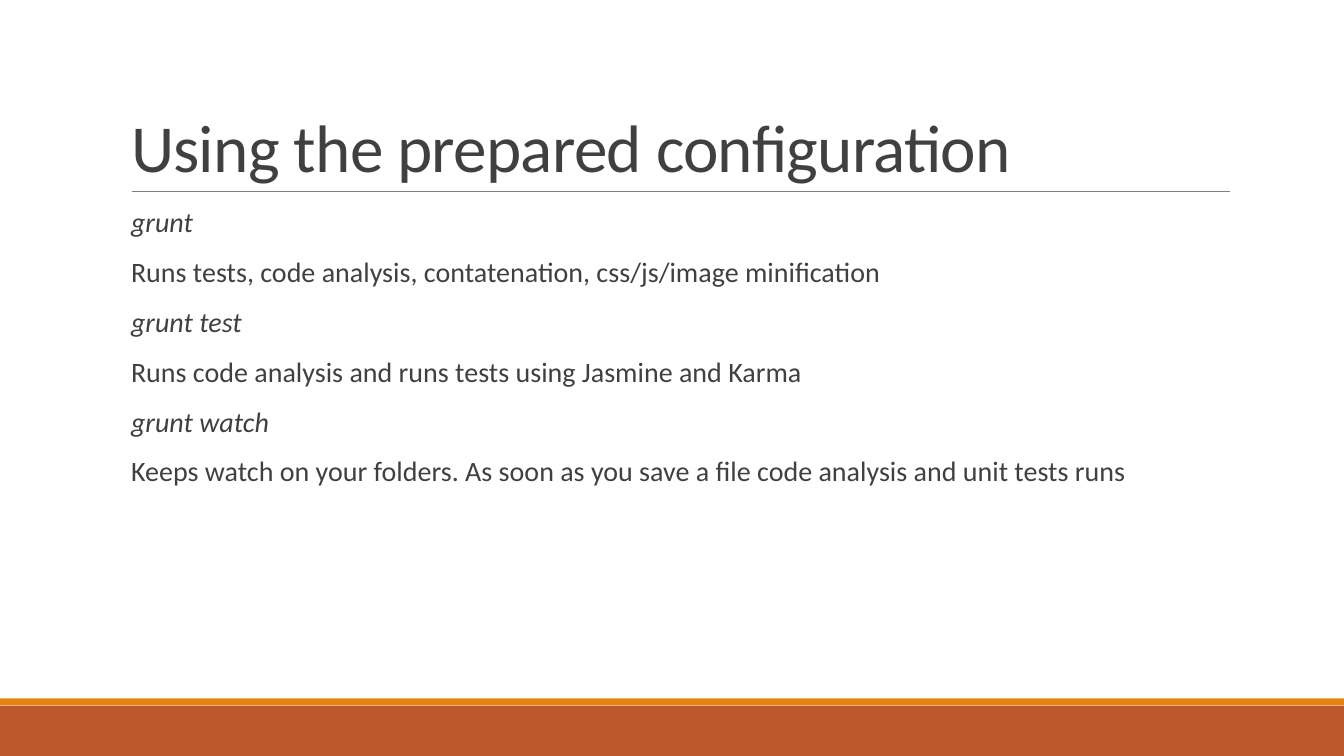
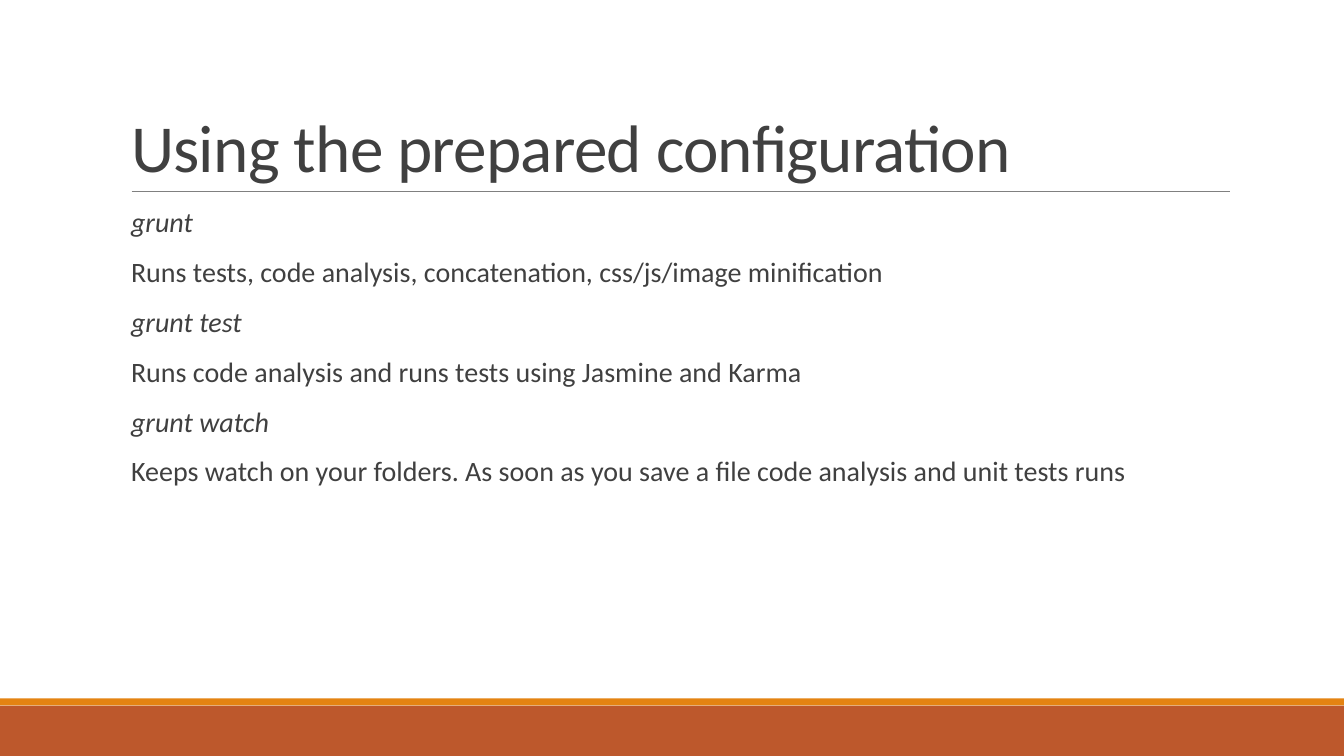
Before and after one commit to softchris/WorkshopAngular, a slide deck: slide 4 of Grunt.pptx. Drawn at 1344x756 pixels with LibreOffice and Linux fonts; fonts in the diff are those of the drawing. Boxes give left, top, right and bottom in pixels: in the first picture for what was removed or moved away, otherwise in the second. Text is boxed around its words. In the diff, an @@ line names an element or a change of style, - is before the commit and + after.

Commit message:
Corrected Contactenation -> Concatenation

```diff
--- a/Grunt.pptx
+++ b/Grunt.pptx
@@ text at (x1=131, y1=262, x2=883, y2=287): text changed @@
-  Runs tests, code analysis, contatenation, css/js/image minification
+  Runs tests, code analysis, concatenation, css/js/image minification
```
